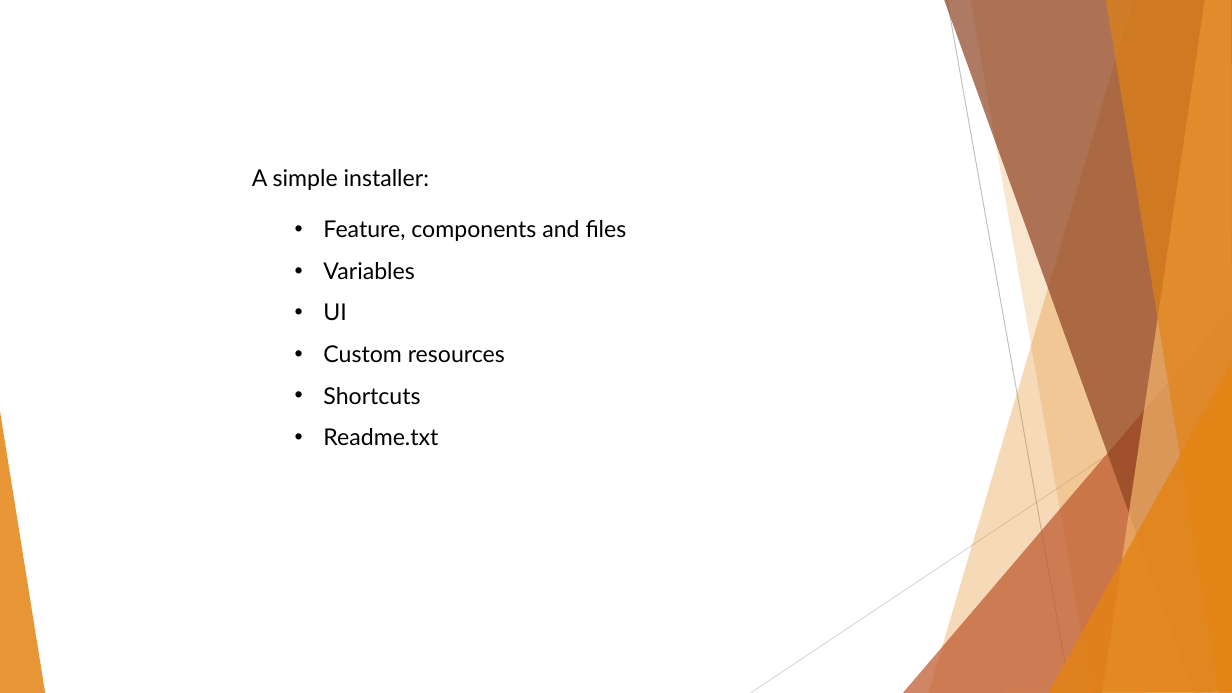
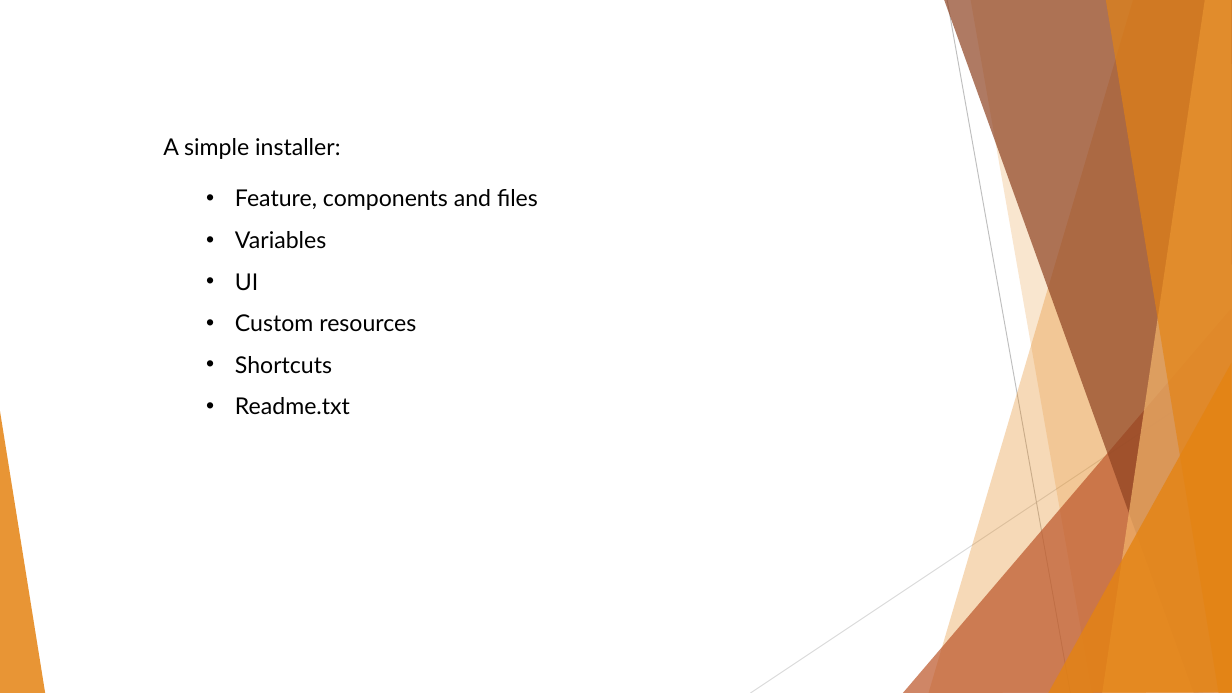
Before and after one commit to BinaryStudioAcademy/WixGettingStartedCourse, a slide deck: slide 8 of Part 1/WiX Part 1.pptx. Drawn at 1232x693 pixels with LibreOffice and Linux fonts; fonts in the diff are those of the drawing. Boxes give left, top, right and bottom in pixels: in the first picture for what was removed or moved away, otherwise in the second. Text is boxed around its words. In the diff, an @@ line names an element or a change of style, - is before the commit and + after.

```diff
--- a/Part 1/WiX Part 1.pptx
+++ b/Part 1/WiX Part 1.pptx
@@ text "A simple installer:": place and size @@
-text "A simple installer:" at [252, 169, 429, 190]
+text "A simple installer:" at [163, 138, 340, 159]
@@ text "Feature, components and files": place and size @@
-text "Feature, components and files" at [323, 220, 627, 445]
+text "Feature, components and files" at [235, 189, 538, 414]
```
Also in this commit, not shown: 4 other slides changed.
